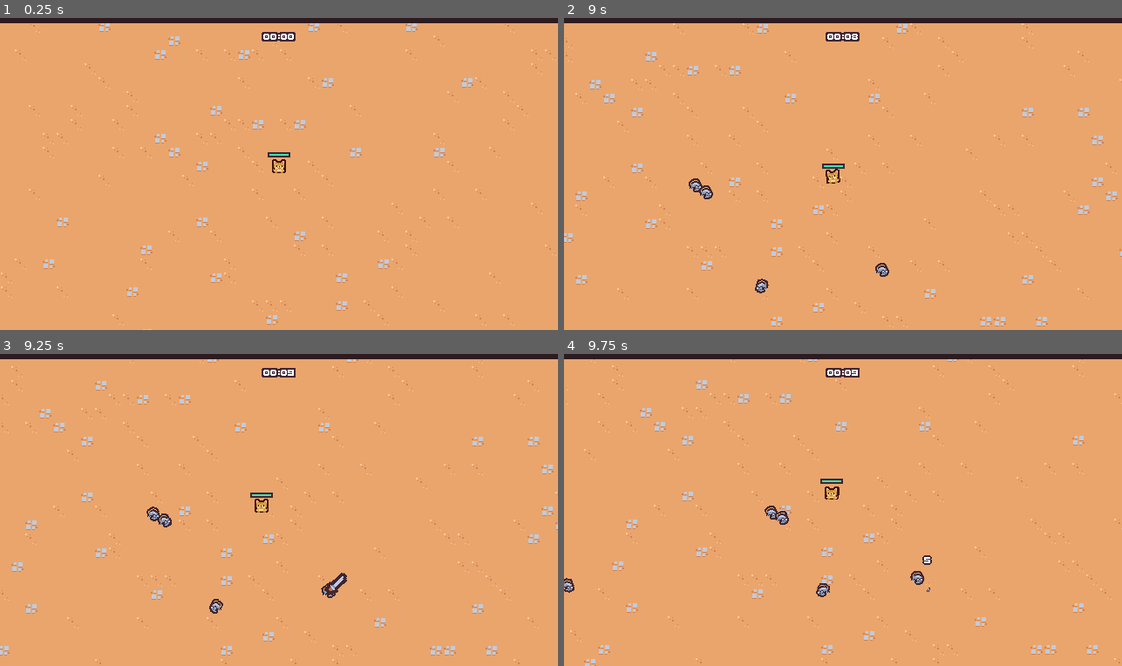
Above: before the commit, frames 1-4 (two rows, left to right).
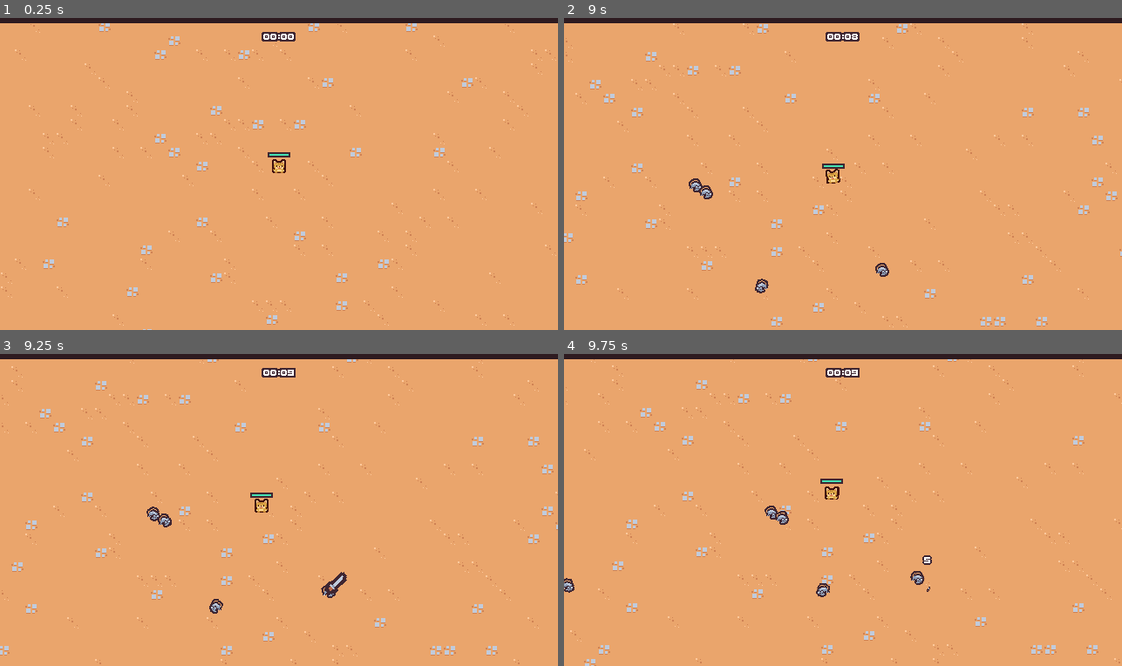
Above: after the commit, the same moments.

Repository: sorunaway/2d_survivors_demo_by_Godot
Game: Godot game, scene res://scenes/main/Main.tscn
Two runs of this game, one before a commit and one after it. Both use one fixed random seed, a clock stepped at 60 frames per second and the inputs below.
Inputs (mouse positions are in pixels of both pictures, inside the frame that each line leads up to):
- Up to frame 1 (0.25 s): no input
- Up to frame 2 (9 s): tap Enter at 0.5 s; move the mouse to (965, 158) at 0.52 s; press the mouse at (965, 158) at 0.53 s; hold D (move_right) 0.53-1.28 s; move the mouse to (731, 189) at 1.27 s; release the mouse at (731, 189) at 1.28 s; hold S (move_down) 1.28-2.03 s; click (731, 189) at 1.35 s; move the mouse to (898, 105) at 2.02 s; press the mouse at (898, 105) at 2.03 s; hold D (move_right) 2.03-2.78 s; move the mouse to (815, 236) at 2.77 s; release the mouse at (815, 236) at 2.78 s; hold W (move_up) 2.78-3.53 s; click (815, 236) at 2.85 s; move the mouse to (1010, 220) at 3.52 s; press the mouse at (1010, 220) at 3.53 s; hold A (move_left) 3.53-5.03 s; move the mouse to (675, 127) at 4.27 s; release the mouse at (675, 127) at 4.28 s; click (675, 127) at 4.35 s; move the mouse to (870, 174) at 5.02 s; press the mouse at (870, 174) at 5.03 s; hold S (move_down) 5.03-5.78 s; move the mouse to (759, 96) at 5.77 s; release the mouse at (759, 96) at 5.78 s; hold D (move_right) 5.78-6.53 s; click (759, 96) at 5.85 s; move the mouse to (965, 158) at 6.52 s; press the mouse at (965, 158) at 6.53 s; hold W (move_up) 6.53-7.28 s; move the mouse to (731, 189) at 7.27 s; release the mouse at (731, 189) at 7.28 s; hold D (move_right) 7.28-8.03 s; click (731, 189) at 7.35 s; move the mouse to (898, 105) at 8.02 s; press the mouse at (898, 105) at 8.03 s; hold S (move_down) 8.03-8.78 s; move the mouse to (815, 236) at 8.77 s; release the mouse at (815, 236) at 8.78 s; hold A (move_left) from 8.78 s (still down); click (815, 236) at 8.85 s
- Up to frame 3 (9.25 s): keep holding A (move_left)
- Up to frame 4 (9.75 s): move the mouse to (1010, 556) at 9.52 s; release A (move_left) at 9.53 s; press the mouse at (1010, 556) at 9.53 s; hold W (move_up) from 9.53 s (still down)

Frames 1-2 are identical in both runs. In frame 3, less than 0.1% of the frame differs, in the area x 58-63%, y 69-78%; in frame 4, less than 0.1%.

Commit message:
添加敌人受击闪光shader

Diff:
--- a/scenes/component/hit_flash_component.gd
+++ b/scenes/component/hit_flash_component.gd
@@ -2,11 +2,20 @@
 
 @export var health_component: Node
 @export var sprite: Sprite2D
+@export var hit_flash_material: ShaderMaterial
 
+var hit_flash_tween: Tween
 
 func _ready() -> void:
 	health_component.health_changed.connect(on_health_changed)
+	sprite.material = hit_flash_material
 
 
 func on_health_changed():
-	pass
+	if hit_flash_tween != null && hit_flash_tween.is_valid():
+		hit_flash_tween.kill()
+
+	(sprite.material as ShaderMaterial).set_shader_parameter("lerp_percent", 1.0)
+	hit_flash_tween = create_tween()
+	hit_flash_tween.tween_property(sprite.material, "shader_parameter/lerp_percent", 0.0, 0.25)\
+	.set_ease(Tween.EASE_IN).set_trans(Tween.TRANS_CUBIC)
--- /dev/null
+++ b/scenes/component/hit_flash_component.gdshader
@@ -0,0 +1,9 @@
+shader_type canvas_item;
+
+uniform float lerp_percent : hint_range(0.0, 1.0, 0.1);
+
+void fragment() {
+	vec4 texture_color = texture(TEXTURE, UV);
+	vec4 final_color = mix(texture_color, vec4(1.0, 1.0, 1.0, texture_color.a), lerp_percent);
+	COLOR = final_color;
+}
--- a/scenes/component/hit_flash_component.tscn
+++ b/scenes/component/hit_flash_component.tscn
@@ -1,6 +1,8 @@
-[gd_scene load_steps=2 format=3 uid="uid://b8mlsflhn4gqe"]
+[gd_scene load_steps=3 format=3 uid="uid://b8mlsflhn4gqe"]
 
 [ext_resource type="Script" uid="uid://c4chfoep33p24" path="res://scenes/component/hit_flash_component.gd" id="1_11h0y"]
+[ext_resource type="Material" uid="uid://dgtgixukgst2b" path="res://scenes/component/hit_flash_component_shader_material.tres" id="2_vquxk"]
 
 [node name="HitFlashComponent" type="Node"]
 script = ExtResource("1_11h0y")
+hit_flash_material = ExtResource("2_vquxk")
--- /dev/null
+++ b/scenes/component/hit_flash_component_shader_material.tres
@@ -0,0 +1,8 @@
+[gd_resource type="ShaderMaterial" load_steps=2 format=3 uid="uid://dgtgixukgst2b"]
+
+[ext_resource type="Shader" uid="uid://bqorsghqcufe5" path="res://scenes/component/hit_flash_component.gdshader" id="1_6w1qp"]
+
+[resource]
+resource_local_to_scene = true
+shader = ExtResource("1_6w1qp")
+shader_parameter/lerp_percent = 0.0
--- a/scenes/component/velocity_component.gd
+++ b/scenes/component/velocity_component.gd
@@ -4,8 +4,10 @@
 @export var acceleration: float = 5
 
 var velocity = Vector2.ZERO
+var knock_speed = 700
 
 
+# 向玩家加速
 func accelerate_to_player():
 	# 获取所属节点
 	var owner_node2d = owner as Node2D
--- a/scenes/game_object/basic_enemy/basic_enemy.gd
+++ b/scenes/game_object/basic_enemy/basic_enemy.gd
@@ -6,7 +6,7 @@
 var last_flip_direction: int = 1
 
 
-func _process(_delta: float) -> void:
+func _physics_process(delta: float) -> void:
 	# 向主角位置移动
 	velocity_component.accelerate_to_player()
 	velocity_component.move(self)
--- a/scenes/game_object/basic_enemy/basic_enemy.tscn
+++ b/scenes/game_object/basic_enemy/basic_enemy.tscn
@@ -7,6 +7,8 @@
 [ext_resource type="PackedScene" uid="uid://bq2h0xvajr24r" path="res://scenes/component/spot_drop_component.tscn" id="3_nrevg"]
 [ext_resource type="PackedScene" uid="uid://c65806m5fijo2" path="res://scenes/component/death_component.tscn" id="4_7laxo"]
 [ext_resource type="PackedScene" uid="uid://7lgb1wrn5yt5" path="res://scenes/component/velocity_component.tscn" id="4_jkye5"]
+[ext_resource type="PackedScene" uid="uid://b8mlsflhn4gqe" path="res://scenes/component/hit_flash_component.tscn" id="5_v58qd"]
+[ext_resource type="Shader" uid="uid://bqorsghqcufe5" path="res://scenes/component/hit_flash_component.gdshader" id="6_t4oqy"]
 
 [sub_resource type="Animation" id="Animation_7laxo"]
 length = 0.001
@@ -94,6 +96,11 @@
 &"walk": SubResource("Animation_nrevg")
 }
 
+[sub_resource type="ShaderMaterial" id="ShaderMaterial_yyp5f"]
+resource_local_to_scene = true
+shader = ExtResource("6_t4oqy")
+shader_parameter/lerp_percent = 0.0
+
 [sub_resource type="CircleShape2D" id="CircleShape2D_4ryhp"]
 
 [sub_resource type="CircleShape2D" id="CircleShape2D_cicqn"]
@@ -119,6 +126,11 @@
 
 [node name="VelocityComponent" parent="." instance=ExtResource("4_jkye5")]
 
+[node name="HitFlashComponent" parent="." node_paths=PackedStringArray("health_component", "sprite") instance=ExtResource("5_v58qd")]
+health_component = NodePath("../HealthComponent")
+sprite = NodePath("../Visuals/Sprite2D")
+hit_flash_material = SubResource("ShaderMaterial_yyp5f")
+
 [node name="DeathComponent" parent="." node_paths=PackedStringArray("health_component", "sprite") instance=ExtResource("4_7laxo")]
 health_component = NodePath("../HealthComponent")
 sprite = NodePath("../Visuals/Sprite2D")
--- /dev/null
+++ b/scenes/game_object/basic_enemy/bat.gd
@@ -0,0 +1,113 @@
+extends CharacterBody2D
+
+#设置状态机
+enum State{IDLE,WANDER,CHASE,HURT}
+var state: State = State.IDLE
+var player_ref:Node2D = null#缓存玩家引用
+
+#移动相关
+@export var ACCELERATION = 500#加速度
+@export var MAX_SPEED = 40#最大速度
+@export var FRICTION = 200#摩擦力
+@export var KNOCKSPEED = 220#击退速度
+@export var KNOCKFRICTION = 500#击退摩擦力
+@export var WANDER_RANGE: float = 50.0#徘徊范围
+
+var wander_target: Vector2 = Vector2.ZERO#徘徊目标坐标
+var knockback = Vector2.ZERO#设置击退
+
+@onready var startPositon = global_position
+
+@onready var animator = $AnimatedSprite2D
+@onready var stats = $Stats
+@onready var playerDetectionZone = $PlayerDetectionZone
+@onready var hurtbox = $HurtBox
+@onready var softCollision = $SoftCollision
+@onready var hurtAnimation = $HurtAnimation
+
+#const EnemyDeathEffect_scene = preload("res://Effects/enemy_death_effect.tscn")
+
+func _ready() -> void:
+	playerDetectionZone.player_exited.connect(_on_player_exited)
+
+func _physics_process(delta: float) -> void:
+	seek_player()#检测玩家
+	match state: # AI状态逻辑
+		State.IDLE:
+			_idle_state(delta)
+		State.WANDER:
+			_wander_state(delta)
+		State.CHASE:
+			_chase_state(delta)
+		State.HURT:
+			_hurt_state(delta)
+	if Engine.get_frames_drawn() % 2 == 0 && softCollision.is_colliding():
+		velocity += softCollision.get_push_vector() * delta * 800
+	move_and_slide()
+
+func _idle_state(delta): # 待机状态
+	velocity = velocity.move_toward(Vector2.ZERO, FRICTION*delta) #设置摩擦力
+	if randf() < 0.01:  # 1%概率进入徘徊
+		state = State.WANDER
+
+func _wander_state(delta):# 徘徊状态
+	# 到达目标点或首次进入时生成新目标
+	if position.distance_to(wander_target) < 5 || wander_target == Vector2.ZERO:
+		wander_target = startPositon + Vector2(randf_range(-1, 1), randf_range(-1, 1)).normalized() * WANDER_RANGE
+	#var direction = (wander_target - position).normalized()
+	var direction = position.direction_to(wander_target)
+	velocity = velocity.move_toward(direction * MAX_SPEED * 0.6, ACCELERATION * delta)  # 徘徊时速度降低
+	animator.flip_h = direction.x < 0
+	if randf() < 0.01:# 1%概率回到IDLE
+		wander_target = Vector2.ZERO# 清除当前徘徊目标坐标
+		state = State.IDLE
+
+func _chase_state(delta): # 追寻状态
+	#if !player_ref:
+		#state = State.IDLE
+		#return
+	var direction = global_position.direction_to(player_ref.global_position)#设置移动方向为玩家全局坐标-自身全局坐标
+	velocity = velocity.move_toward(direction * MAX_SPEED,ACCELERATION * delta)#设置速度
+	animator.flip_h = direction.x < 0
+
+func _hurt_state(delta): # 受击状态
+	# 击退效果带物理衰减
+	knockback = knockback.move_toward(Vector2.ZERO,KNOCKFRICTION*delta)
+	velocity = knockback
+	# 击退结束后恢复IDLE
+	if knockback.length() < 2:
+		state = State.IDLE
+
+func seek_player(): # 检测玩家
+	# 每10帧检测一次（非每帧）
+	if Engine.get_frames_drawn() % 10 == 0 && playerDetectionZone.can_see_player() and not state == State.HURT:
+		player_ref = playerDetectionZone.player # 缓存玩家引用
+		state = State.CHASE
+
+func _on_player_exited():
+	state = State.IDLE
+
+func _on_hurt_box_area_entered(area: Area2D) -> void: # 被攻击时
+	#击退逻辑
+	var knockback_direction = (global_position - area.global_position).normalized()
+	knockback = knockback_direction * KNOCKSPEED  # 击退力度
+	state = State.HURT # 进入受击状态
+	#伤害处理
+	stats.health -= area.damage # 生命值受到伤害
+	hurtbox.creat_hit_effect()
+	hurtbox.start_invincibility(0.4)
+
+func _on_stats_no_health() -> void:
+	#create_enemydeatheffect()
+	queue_free()
+
+#func create_enemydeatheffect():#引入死亡特效
+	##var EnemyDeathEffect_node = EnemyDeathEffect_scene.instantiate()#实例化
+	#get_parent().add_child(EnemyDeathEffect_node)#作为子节点添加
+	#EnemyDeathEffect_node.global_position = global_position + Vector2(0,-4)#获取全局位置
+
+func _on_hurt_box_invincibility_started() -> void:
+	hurtAnimation.play("Start")
+
+func _on_hurt_box_invincibility_ended() -> void:
+	hurtAnimation.play("Stop")
--- a/scenes/game_object/experience_spot/experience_spot.tscn
+++ b/scenes/game_object/experience_spot/experience_spot.tscn
@@ -136,10 +136,12 @@
 shape = SubResource("CircleShape2D_rl1ux")
 
 [node name="AnimatedSprite2D" type="AnimatedSprite2D" parent="."]
+process_mode = 3
 sprite_frames = SubResource("SpriteFrames_2inly")
-animation = &"idle"
+animation = &"dispear"
 autoplay = "idle"
 offset = Vector2(0, -5)
 
 [node name="AudioStreamPlayer2D" type="AudioStreamPlayer2D" parent="."]
+process_mode = 3
 stream = ExtResource("3_uohhb")
--- a/scenes/game_object/wizard_enemy/wizard_enemy.gd
+++ b/scenes/game_object/wizard_enemy/wizard_enemy.gd
@@ -2,12 +2,13 @@
 
 @onready var velocity_component: Node = $VelocityComponent
 @onready var visuals: Node2D = $Visuals
+@onready var health_component: HealthComponent = $HealthComponent
 
 var last_flip_direction:int = 1
 var is_moving = false
 
 
-func _process(delta: float) -> void:
+func _physics_process(delta: float) -> void:
 	if is_moving:
 		velocity_component.accelerate_to_player()
 	else:
--- a/scenes/game_object/wizard_enemy/wizard_enemy.tscn
+++ b/scenes/game_object/wizard_enemy/wizard_enemy.tscn
@@ -6,7 +6,48 @@
 [ext_resource type="PackedScene" uid="uid://7lgb1wrn5yt5" path="res://scenes/component/velocity_component.tscn" id="2_qgqx6"]
 [ext_resource type="PackedScene" uid="uid://cypxhbxv6dqlt" path="res://scenes/component/health_component.tscn" id="2_ukqif"]
 [ext_resource type="PackedScene" uid="uid://c0gxsvbrgvhdu" path="res://scenes/component/hurtbox_component.tscn" id="4_865ah"]
+[ext_resource type="PackedScene" uid="uid://b8mlsflhn4gqe" path="res://scenes/component/hit_flash_component.tscn" id="5_74qiw"]
+[ext_resource type="Shader" uid="uid://bqorsghqcufe5" path="res://scenes/component/hit_flash_component.gdshader" id="6_h4ano"]
 [ext_resource type="PackedScene" uid="uid://bq2h0xvajr24r" path="res://scenes/component/spot_drop_component.tscn" id="7_rquut"]
+
+[sub_resource type="Animation" id="Animation_sjtyn"]
+length = 0.001
+tracks/0/type = "value"
+tracks/0/imported = false
+tracks/0/enabled = true
+tracks/0/path = NodePath("Visuals/Sprite2D:position")
+tracks/0/interp = 1
+tracks/0/loop_wrap = true
+tracks/0/keys = {
+"times": PackedFloat32Array(0),
+"transitions": PackedFloat32Array(1),
+"update": 0,
+"values": [Vector2(0, 0)]
+}
+tracks/1/type = "value"
+tracks/1/imported = false
+tracks/1/enabled = true
+tracks/1/path = NodePath("Visuals/Sprite2D:rotation")
+tracks/1/interp = 1
+tracks/1/loop_wrap = true
+tracks/1/keys = {
+"times": PackedFloat32Array(0),
+"transitions": PackedFloat32Array(1),
+"update": 0,
+"values": [0.0]
+}
+tracks/2/type = "value"
+tracks/2/imported = false
+tracks/2/enabled = true
+tracks/2/path = NodePath("Visuals/Sprite2D:scale")
+tracks/2/interp = 1
+tracks/2/loop_wrap = true
+tracks/2/keys = {
+"times": PackedFloat32Array(0),
+"transitions": PackedFloat32Array(1),
+"update": 0,
+"values": [Vector2(1, 1)]
+}
 
 [sub_resource type="Animation" id="Animation_rquut"]
 resource_name = "walk"
@@ -66,50 +107,16 @@
 }]
 }
 
-[sub_resource type="Animation" id="Animation_sjtyn"]
-length = 0.001
-tracks/0/type = "value"
-tracks/0/imported = false
-tracks/0/enabled = true
-tracks/0/path = NodePath("Visuals/Sprite2D:position")
-tracks/0/interp = 1
-tracks/0/loop_wrap = true
-tracks/0/keys = {
-"times": PackedFloat32Array(0),
-"transitions": PackedFloat32Array(1),
-"update": 0,
-"values": [Vector2(0, 0)]
-}
-tracks/1/type = "value"
-tracks/1/imported = false
-tracks/1/enabled = true
-tracks/1/path = NodePath("Visuals/Sprite2D:rotation")
-tracks/1/interp = 1
-tracks/1/loop_wrap = true
-tracks/1/keys = {
-"times": PackedFloat32Array(0),
-"transitions": PackedFloat32Array(1),
-"update": 0,
-"values": [0.0]
-}
-tracks/2/type = "value"
-tracks/2/imported = false
-tracks/2/enabled = true
-tracks/2/path = NodePath("Visuals/Sprite2D:scale")
-tracks/2/interp = 1
-tracks/2/loop_wrap = true
-tracks/2/keys = {
-"times": PackedFloat32Array(0),
-"transitions": PackedFloat32Array(1),
-"update": 0,
-"values": [Vector2(1, 1)]
-}
-
 [sub_resource type="AnimationLibrary" id="AnimationLibrary_74qiw"]
 _data = {
 &"RESET": SubResource("Animation_sjtyn"),
 &"walk": SubResource("Animation_rquut")
 }
+
+[sub_resource type="ShaderMaterial" id="ShaderMaterial_7kpoi"]
+resource_local_to_scene = true
+shader = ExtResource("6_h4ano")
+shader_parameter/lerp_percent = 0.0
 
 [sub_resource type="CircleShape2D" id="CircleShape2D_865ah"]
 radius = 8.0
@@ -136,6 +143,11 @@
 drop_percent = 0.95
 health_component = NodePath("../HealthComponent")
 
+[node name="HitFlashComponent" parent="." node_paths=PackedStringArray("health_component", "sprite") instance=ExtResource("5_74qiw")]
+health_component = NodePath("../HealthComponent")
+sprite = NodePath("../Visuals/Sprite2D")
+hit_flash_material = SubResource("ShaderMaterial_7kpoi")
+
 [node name="VelocityComponent" parent="." instance=ExtResource("2_qgqx6")]
 max_speed = 80
 acceleration = 40.0
@@ -145,7 +157,6 @@
 sprite = NodePath("../Visuals/Sprite2D")
 
 [node name="HurtboxComponent" parent="." node_paths=PackedStringArray("health_component") instance=ExtResource("4_865ah")]
-visible = false
 health_component = NodePath("../HealthComponent")
 
 [node name="CollisionShape2D" parent="HurtboxComponent" index="0"]
@@ -160,7 +171,6 @@
 offset = Vector2(0, -8)
 
 [node name="CollisionShape2D" type="CollisionShape2D" parent="."]
-visible = false
 position = Vector2(0, -6)
 shape = SubResource("CircleShape2D_4jk3l")
 
Not shown, added: scenes/component/hit_flash_component.gdshader.uid
Not shown: 1 places in scenes/game_object/basic_enemy/basic_enemy.tscn that only renumber resources
Not shown, added: scenes/game_object/basic_enemy/bat.gd.uid
Not shown: 1 places in scenes/game_object/wizard_enemy/wizard_enemy.tscn that only renumber resources
